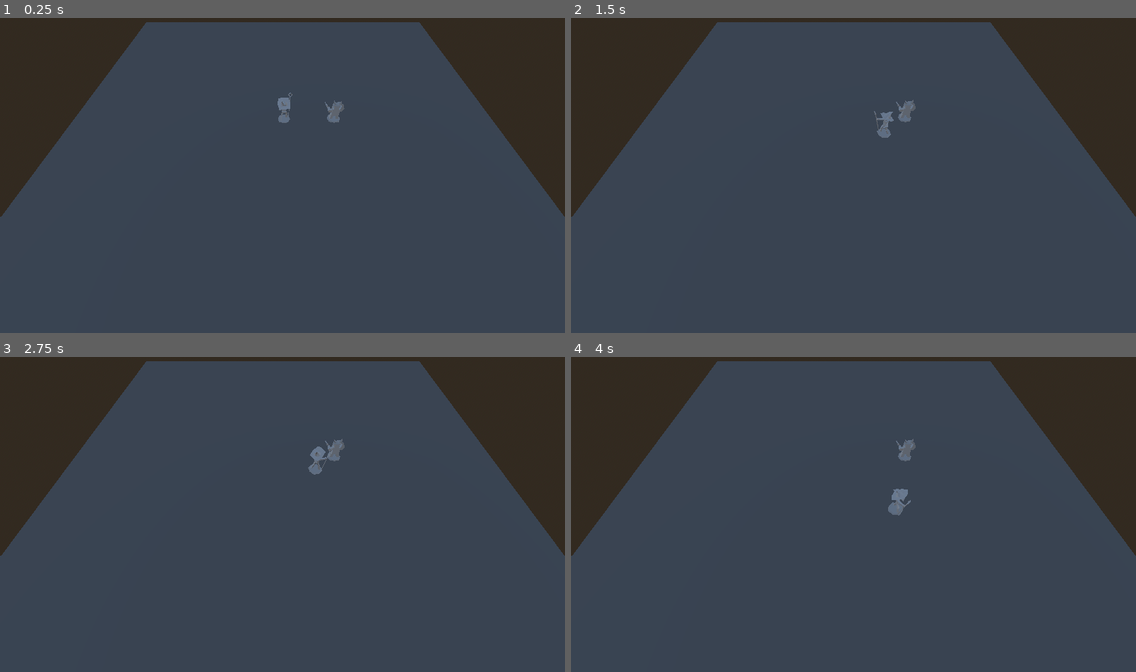
Above: before the commit, frames 1-4 (two rows, left to right).
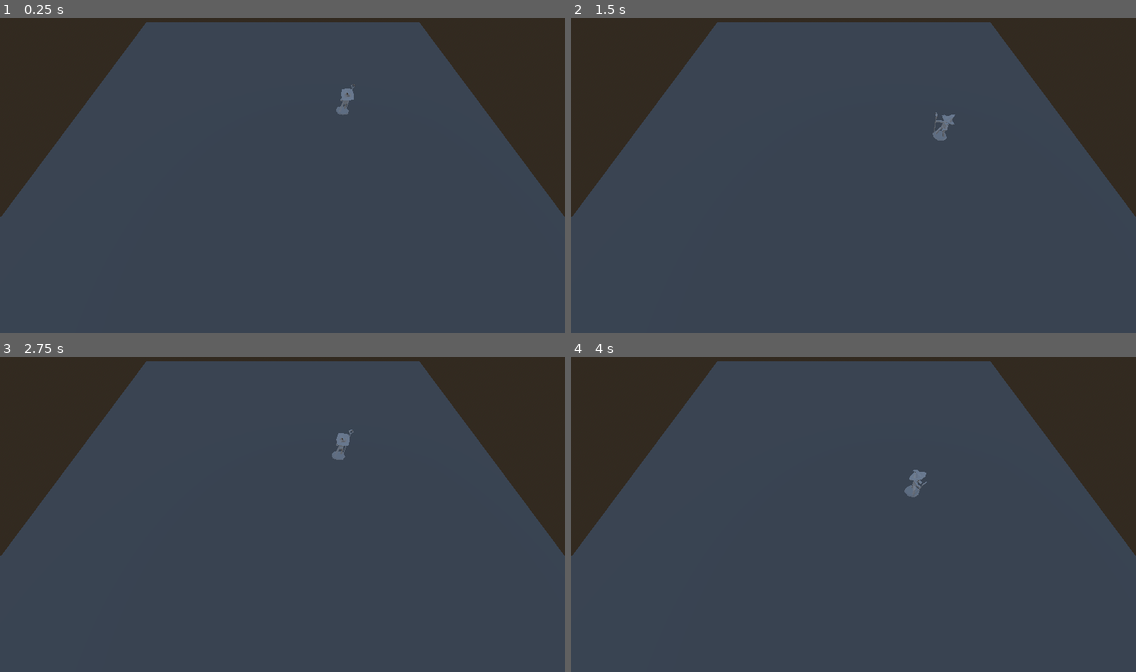
Above: after the commit, the same moments.

Repository: Jollista/Brackeys-Jam-2024.1
Game: Godot game, scene res://Combat/Test/combat_test.tscn
Two runs of this game, one before a commit and one after it. Both use one fixed random seed, a clock stepped at 60 frames per second and the inputs below. The project has no main scene, so this scene is started directly.
Inputs (mouse positions are in pixels of both pictures, inside the frame that each line leads up to):
- Up to frame 1 (0.25 s): no input
- Up to frame 2 (1.5 s): tap Enter at 0.5 s; move the mouse to (977, 159) at 0.52 s; click (977, 159) at 0.6 s; move the mouse to (740, 191) at 1.27 s; click (740, 191) at 1.35 s
- Up to frame 3 (2.75 s): move the mouse to (339, 445) at 2.02 s; click (339, 445) at 2.1 s
- Up to frame 4 (4 s): move the mouse to (825, 577) at 2.77 s; click (825, 577) at 2.85 s; move the mouse to (1023, 561) at 3.52 s; click (1023, 561) at 3.6 s

The runs differ from the first frame. In frame 1, 0.4% of the frame differs, in the area x 49-63%, y 21-34%; in frame 2, 0.5%; in frame 3, 0.3%; in frame 4, 0.5%, in the area x 56-63%, y 25-51%.

Commit message:
I'm going insane, but it works. PlayerCharacter is dead, NewPlayerCharacter remains

Diff:
--- a/Combat/Test/FollowClickMovement.gd
+++ b/Characters/NewPlayerCharacter.gd
@@ -1,7 +1,10 @@
-extends CharacterBody3D
+extends Character
 
+# true if is turn, else false
+@export var my_turn = false
+
+# navigation stuff
 @onready var nav_agent:NavigationAgent3D = $"NavigationAgent3D"
-
 var move_speed = 5
 
 # Called every frame. 'delta' is the elapsed time since the previous frame.
@@ -15,8 +18,12 @@
 
 func move_to_point(delta, speed):
 	var target_pos = nav_agent.get_next_path_position()
+	print("non-player target_pos = ", target_pos)
 	var direction = global_position.direction_to(target_pos)
 	face_direction(target_pos)
+	print("direction ", direction)
+	print("times speed ", speed)
+	print("equals velocity", direction*speed)
 	velocity = direction * speed
 	move_and_slide()
 
@@ -24,7 +31,7 @@
 	look_at(Vector3(direction.x, global_position.y, direction.z), Vector3.UP)
 
 func _input(event):
-	if Input.is_action_just_pressed("left_mouse"):
+	if my_turn and Input.is_action_just_pressed("left_mouse"):
 		var camera = get_tree().get_nodes_in_group("Camera")[0]
 		var mouse_pos = get_viewport().get_mouse_position()
 		var ray_length = 100
--- a/Characters/PCs/magnus.tscn
+++ /dev/null
@@ -1,16 +0,0 @@
-[gd_scene load_steps=4 format=3 uid="uid://2llcr3lrj7hc"]
-
-[ext_resource type="PackedScene" uid="uid://banicl6omf1ji" path="res://Characters/player_character.tscn" id="1_pfepx"]
-[ext_resource type="Texture2D" uid="uid://dekwhecq7012i" path="res://Assets/Images/warrior.png" id="2_c8r5p"]
-[ext_resource type="PackedScene" uid="uid://c02v2xlpnk1p8" path="res://Assets/Models/Magnus.glb" id="3_tl0he"]
-
-[node name="Magnus" instance=ExtResource("1_pfepx")]
-character_name = "Magnus"
-max_health = 20
-armor = 5
-max_movement = 25.0
-party = "PCs"
-battle_sprite = ExtResource("2_c8r5p")
-
-[node name="Magnus" parent="." index="2" instance=ExtResource("3_tl0he")]
-transform = Transform3D(-0.5, 0, -4.37114e-08, 0, 0.5, 0, 4.37114e-08, 0, -0.5, 0, -0.863978, 0.0739169)
--- /dev/null
+++ b/Characters/PCs/morgan.tscn
@@ -0,0 +1,9 @@
+[gd_scene load_steps=3 format=3 uid="uid://c6qf8taoassp"]
+
+[ext_resource type="PackedScene" uid="uid://cy0ehhtjnt6bq" path="res://Characters/new_player_character.tscn" id="1_gkn5s"]
+[ext_resource type="PackedScene" uid="uid://cpnkvqk0wncdq" path="res://Assets/Models/Morgan.glb" id="2_xfgf0"]
+
+[node name="Morgan" instance=ExtResource("1_gkn5s")]
+
+[node name="Morgan" parent="." index="3" instance=ExtResource("2_xfgf0")]
+transform = Transform3D(-0.5, 0, -4.37114e-08, 0, 0.5, 0, 4.37114e-08, 0, -0.5, -0.00374341, 0.269707, -0.0456545)
--- a/Characters/PlayerCharater.gd
+++ b/Characters/PlayerCharater.gd
@@ -7,24 +7,31 @@
 
 # vars for navigation
 @onready var nav_agent:NavigationAgent3D = $"NavigationAgent3D"
-var move_speed = 5
+@export var move_speed = 5
 
 # Called every frame. 'delta' is the elapsed time since the previous frame.
 func _process(delta):
 	# don't process anything else if navigation is finished
 	if nav_agent.is_navigation_finished():
+		print(name, " finished navigation")
 		return
 
+	print("Moving to point")
 	move_to_point(delta, move_speed)
 	pass
 
 func move_to_point(delta, speed):
 	var target_pos = nav_agent.get_next_path_position()
+	print("PC target_pos = ", target_pos)
 	var direction = global_position.direction_to(target_pos)
 	face_direction(target_pos)
-	print("setting velocity")
+	#print("setting velocity")
+	print("direction is ", direction)
+	print("speed is ", speed)
+	print("direction * speed is ", direction * speed)
 	velocity = direction * speed
-	print("move and sliiiiide")
+	print("velocity is ", velocity)
+	#print("move and sliiiiide")
 	move_and_slide()
 
 func face_direction(direction):
@@ -34,7 +41,25 @@
 func _input(event):
 	# ignore input if not my_turn
 	if my_turn and Input.is_action_just_pressed("left_mouse"):
-		set_next_position()
+		#set_next_position()
+		print("setting next position")
+		var camera = get_tree().get_nodes_in_group("Camera")[0]
+		var mouse_pos = get_viewport().get_mouse_position()
+		var ray_length = 100
+		var from = camera.project_ray_origin(mouse_pos)
+		var to = from + camera.project_ray_normal(mouse_pos) * ray_length
+		var space = get_world_3d().direct_space_state
+		var ray_query = PhysicsRayQueryParameters3D.new()
+		ray_query.from = from
+		ray_query.to = to
+		var result = space.intersect_ray(ray_query)
+		print(result)
+
+		if result.has("position"):
+			nav_agent.target_position = result.position
+			print("result position ", result.position, " which should equal ", nav_agent.target_position)
+
+		print(name, " positioned at ", global_position, " or ", position)
 
 # translates mouse click to nav target position
 func set_next_position():
--- /dev/null
+++ b/Characters/new_player_character.tscn
@@ -0,0 +1,23 @@
+[gd_scene load_steps=4 format=3 uid="uid://cy0ehhtjnt6bq"]
+
+[ext_resource type="Script" path="res://Characters/NewPlayerCharacter.gd" id="1_30j0y"]
+
+[sub_resource type="CapsuleMesh" id="CapsuleMesh_kh8xa"]
+
+[sub_resource type="CapsuleShape3D" id="CapsuleShape3D_qbyht"]
+
+[node name="NewPlayerCharacter" type="CharacterBody3D"]
+script = ExtResource("1_30j0y")
+
+[node name="MeshInstance3D" type="MeshInstance3D" parent="."]
+transform = Transform3D(1, 0, 0, 0, 1, 0, 0, 0, 1, 0, 1.28825, 0)
+visible = false
+mesh = SubResource("CapsuleMesh_kh8xa")
+
+[node name="CollisionShape3D" type="CollisionShape3D" parent="."]
+transform = Transform3D(1, 0, 0, 0, 1, 0, 0, 0, 1, 0, 1.29993, 0)
+shape = SubResource("CapsuleShape3D_qbyht")
+
+[node name="NavigationAgent3D" type="NavigationAgent3D" parent="."]
+path_desired_distance = 0.1
+target_desired_distance = 0.1
--- a/Characters/player_character.tscn
+++ b/Characters/player_character.tscn
@@ -6,6 +6,7 @@
 [node name="PlayerCharacter" instance=ExtResource("1_t3kn8")]
 script = ExtResource("2_4kdri")
 my_turn = false
+move_speed = 5
 
 [node name="MeshInstance3D" parent="." index="0"]
 visible = false
--- a/Combat/Test/combat_test.tscn
+++ b/Combat/Test/combat_test.tscn
@@ -1,8 +1,6 @@
-[gd_scene load_steps=14 format=3 uid="uid://dqs4jcuct7byu"]
+[gd_scene load_steps=10 format=3 uid="uid://dqs4jcuct7byu"]
 
-[ext_resource type="Script" path="res://Combat/Test/FollowClickMovement.gd" id="1_pog7o"]
-[ext_resource type="PackedScene" uid="uid://cpnkvqk0wncdq" path="res://Assets/Models/Morgan.glb" id="2_eo66f"]
-[ext_resource type="PackedScene" uid="uid://2llcr3lrj7hc" path="res://Characters/PCs/magnus.tscn" id="3_73ubq"]
+[ext_resource type="PackedScene" uid="uid://c6qf8taoassp" path="res://Characters/PCs/morgan.tscn" id="3_gdwep"]
 [ext_resource type="PackedScene" uid="uid://c0vtil742qc3x" path="res://Combat/combat_tracker.tscn" id="4_6fmjb"]
 [ext_resource type="PackedScene" uid="uid://d25uh34udprgi" path="res://Dialogue/dialogue_canvas.tscn" id="5_xmvry"]
 
@@ -14,10 +12,6 @@
 [sub_resource type="BoxMesh" id="BoxMesh_64arx"]
 
 [sub_resource type="BoxShape3D" id="BoxShape3D_ictwc"]
-
-[sub_resource type="CapsuleMesh" id="CapsuleMesh_kh8xa"]
-
-[sub_resource type="CapsuleShape3D" id="CapsuleShape3D_qbyht"]
 
 [sub_resource type="ProceduralSkyMaterial" id="ProceduralSkyMaterial_dv4m8"]
 
@@ -46,25 +40,6 @@
 [node name="CollisionShape3D" type="CollisionShape3D" parent="NavigationRegion3D/MeshInstance3D/StaticBody3D"]
 shape = SubResource("BoxShape3D_ictwc")
 
-[node name="CharacterBody3D" type="CharacterBody3D" parent="."]
-script = ExtResource("1_pog7o")
-
-[node name="Morgan" parent="CharacterBody3D" instance=ExtResource("2_eo66f")]
-transform = Transform3D(-0.5, 0, -4.37114e-08, 0, 0.5, 0, 4.37114e-08, 0, -0.5, 0.0992692, 0.142093, -0.0958278)
-
-[node name="MeshInstance3D" type="MeshInstance3D" parent="CharacterBody3D"]
-transform = Transform3D(1, 0, 0, 0, 1, 0, 0, 0, 1, 0, 1.28825, 0)
-visible = false
-mesh = SubResource("CapsuleMesh_kh8xa")
-
-[node name="CollisionShape3D" type="CollisionShape3D" parent="CharacterBody3D"]
-transform = Transform3D(1, 0, 0, 0, 1, 0, 0, 0, 1, 0, 1.29993, 0)
-shape = SubResource("CapsuleShape3D_qbyht")
-
-[node name="NavigationAgent3D" type="NavigationAgent3D" parent="CharacterBody3D"]
-path_desired_distance = 0.1
-target_desired_distance = 0.1
-
 [node name="Camera3D" type="Camera3D" parent="." groups=["Camera"]]
 transform = Transform3D(1, 0, 0, 0, 0.523718, 0.851892, 0, -0.851892, 0.523718, 0, 13.2543, 13.8437)
 
@@ -73,6 +48,6 @@
 
 [node name="Party" type="Node" parent="."]
 
-[node name="Magnus" parent="Party" instance=ExtResource("3_73ubq")]
-transform = Transform3D(1, 0, 0, 0, 1, 0, 0, 0, 1, 4.51754, 1.06369, -0.218139)
+[node name="Morgan" parent="Party" instance=ExtResource("3_gdwep")]
+transform = Transform3D(1, 0, 0, 0, 1, 0, 0, 0, 1, 5.38721, 0.142093, -0.847035)
 my_turn = true
